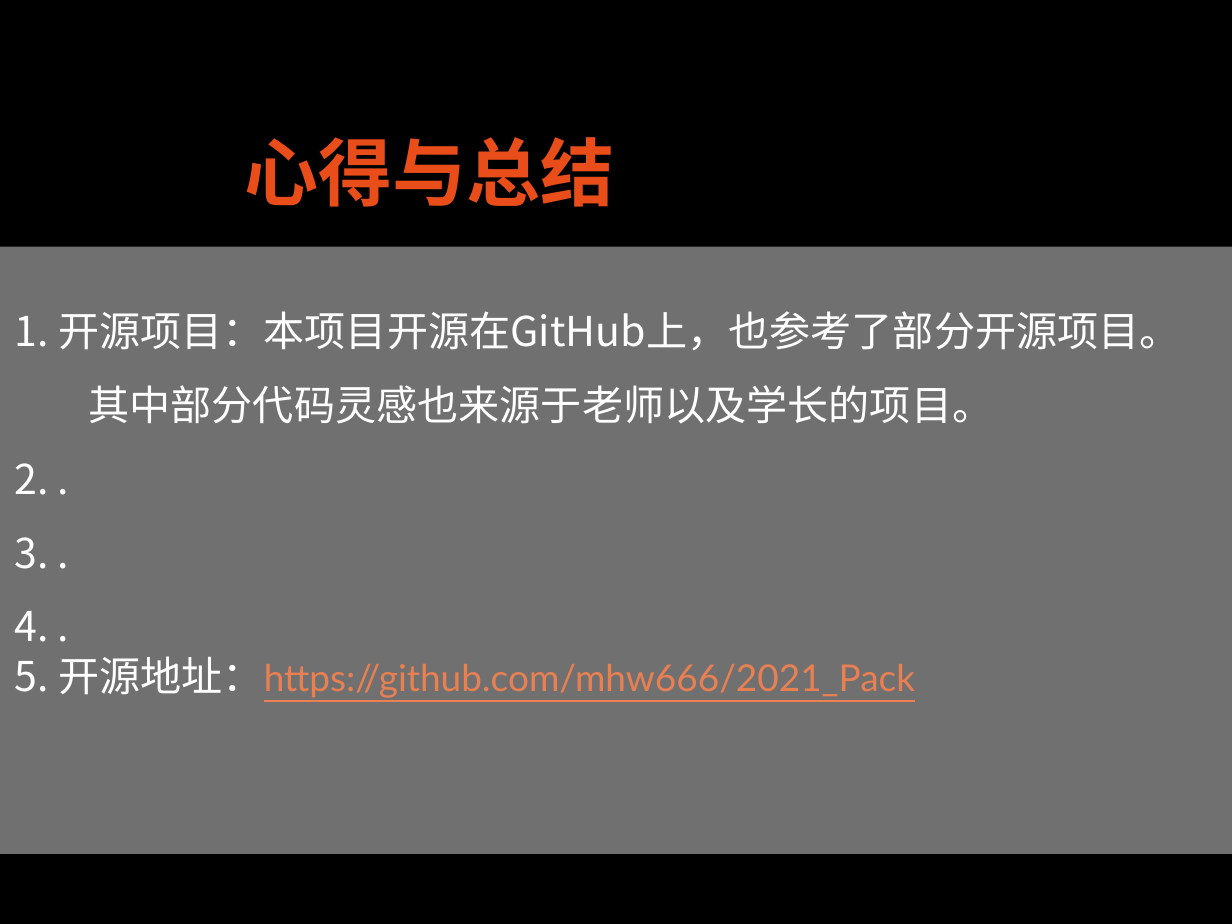
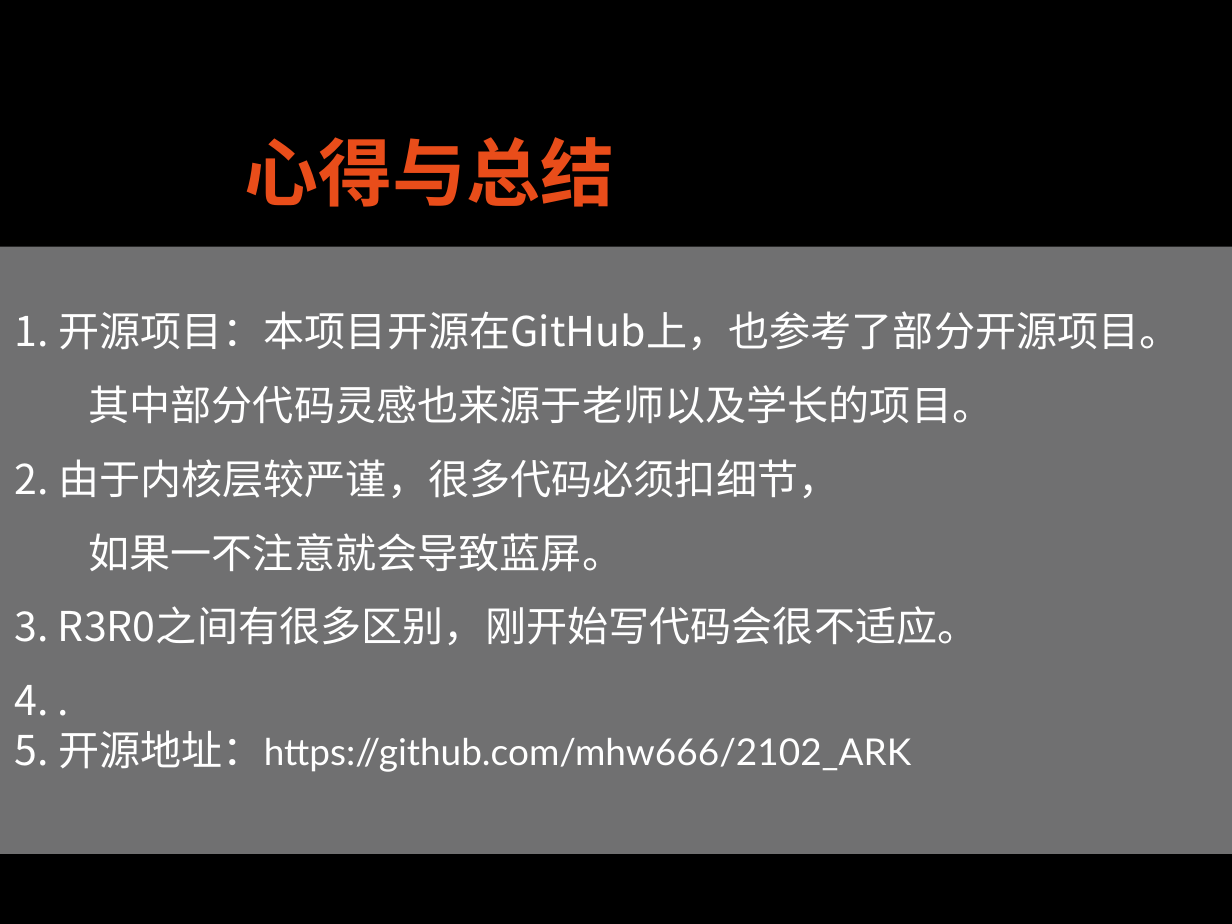
Before and after one commit to CO0kie-SH/2102_ARK, a slide deck: slide 8 of 2102_SYSTEM.pptx. Drawn at 1232x924 pixels with LibreOffice and Linux fonts; fonts in the diff are those of the drawing; background and template pictures are left out. Boxes give left, top, right and bottom in pixels: in the first picture for what was removed or moved away, otherwise in the second. Text is boxed around its words. In the diff, an @@ line names an element or a change of style, - is before the commit and + after.

Commit message:
更新细节

```diff
--- a/2102_SYSTEM.pptx
+++ b/2102_SYSTEM.pptx
@@ text in rectangle at (x1=15, y1=459, x2=979, y2=645): text changed @@
-2. .
-3. .
+2. 由于内核层较严谨，很多代码必须扣细节，
+如果一不注意就会导致蓝屏。
+3. R3R0之间有很多区别，刚开始写代码会很不适应。
@@ text in rectangle at (x1=15, y1=730, x2=911, y2=772): text changed; text colour #E98052 to #FFFFFF @@
-5. 开源地址：https://github.com/mhw666/2021_Pack
+5. 开源地址：https://github.com/mhw666/2102_ARK
```
Also in this commit, not shown: 1 other slide changed, 3 other files.
